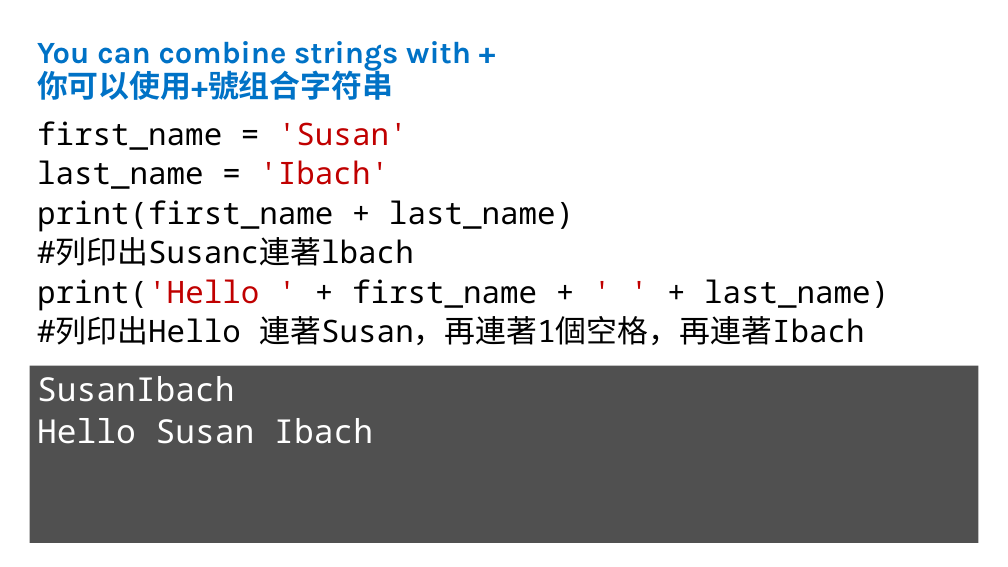
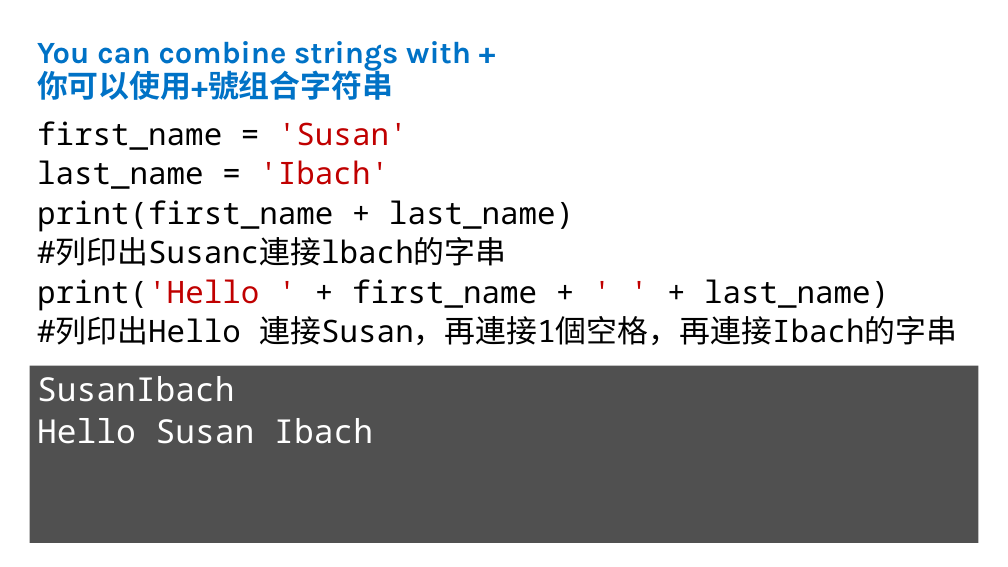
Before and after one commit to iE019/CS4high_4080E019, a slide deck: slide 3 of myex/作業4 - StringVariables.pptx. Drawn at 1008x567 pixels with LibreOffice and Linux fonts; fonts in the diff are those of the drawing. Boxes give left, top, right and bottom in pixels: in the first picture for what was removed or moved away, otherwise in the second. Text is boxed around its words. In the diff, an @@ line names an element or a change of style, - is before the commit and + after.

```diff
--- a/myex/作業4 - StringVariables.pptx
+++ b/myex/作業4 - StringVariables.pptx
@@ text at [37, 237, 506, 266]: text changed @@
-#列印出Susanc連著lbach
+#列印出Susanc連接lbach的字串
@@ text at [37, 316, 957, 345]: text changed @@
-#列印出Hello 連著Susan，再連著1個空格，再連著Ibach
+#列印出Hello 連接Susan，再連接1個空格，再連接Ibach的字串
```
Also in this commit, not shown: 3 other slides changed.
